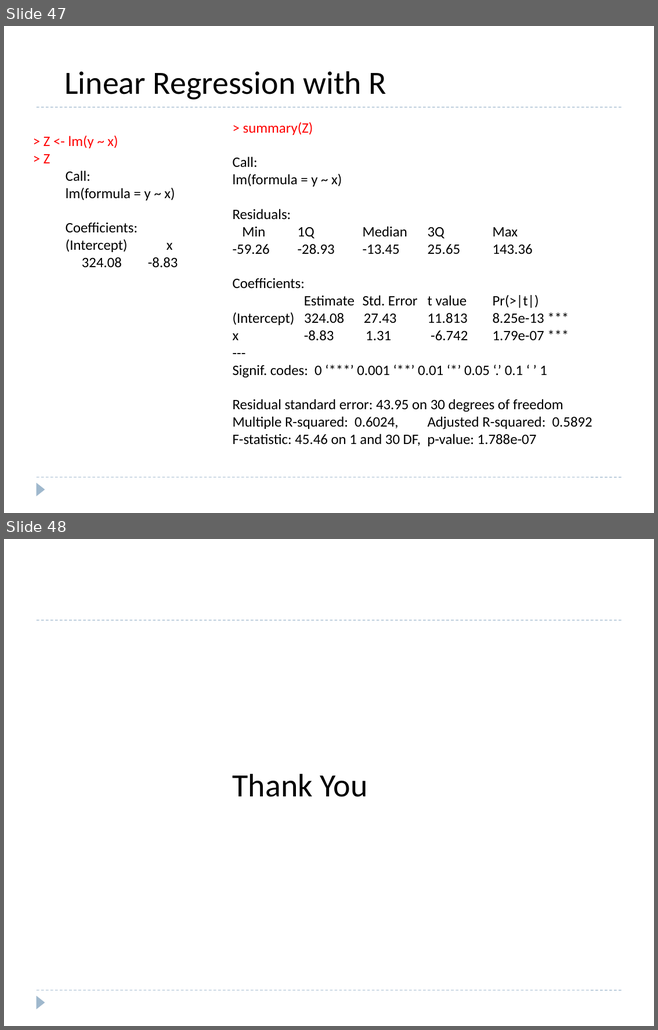
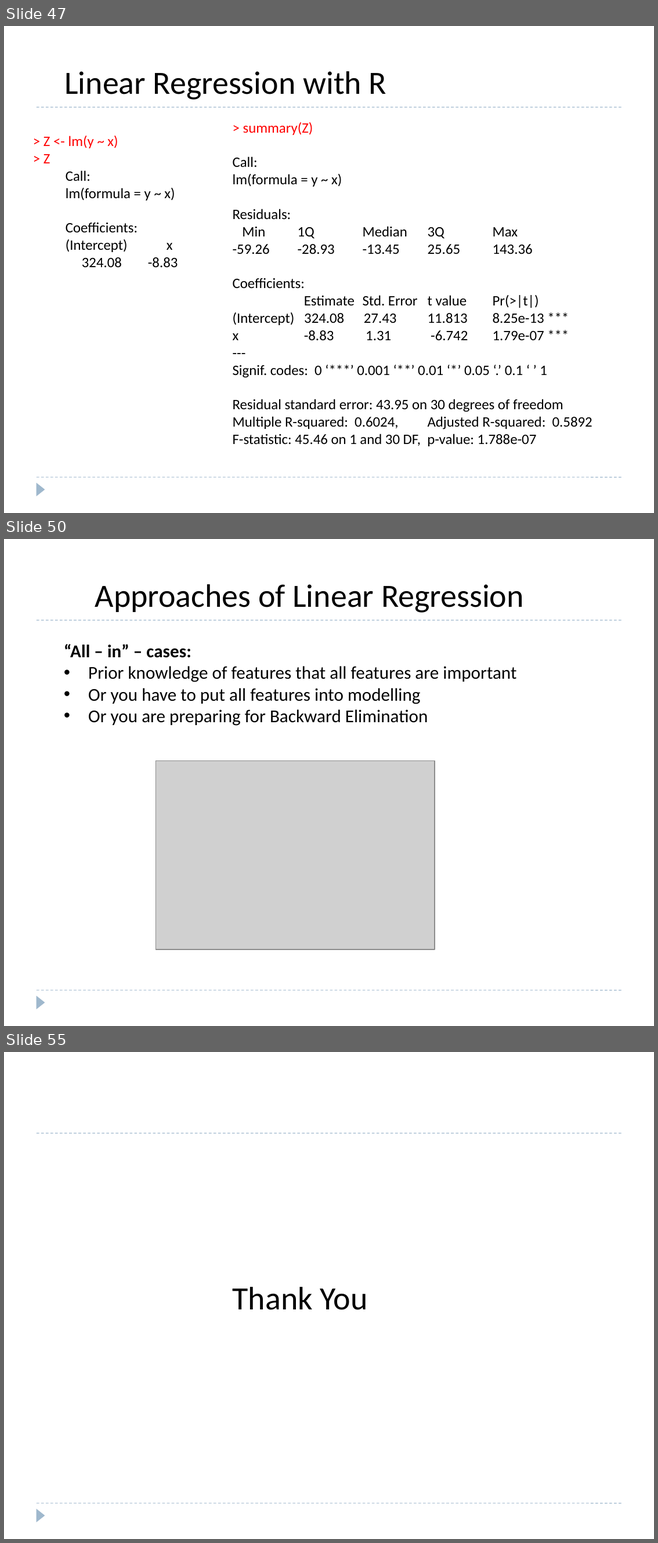
Before and after one commit to roushanprasad/DataScience_ML, a slide deck: Machine-Learning/4.2 Linear-Regression/4.2.1-Linear-Regression.pptx. Shown one above the other, each under a label of ours: slides 47 and 48 before the commit, slides 47, 50 and 55 after it; the slides between them are not shown. The pictures are 658x1030 and 658x1543 pixels, drawn with LibreOffice and Linux fonts; fonts in the diff are those of the drawing; grey boxes stand for pictures. Boxes give left, top, right and bottom in pixels: in the first picture for what was removed or moved away, otherwise in the second. Text is boxed around its words. In the diff, an @@ line names an element or a change of style, - is before the commit and + after.

```diff
--- a/Machine-Learning/4.2 Linear-Regression/4.2.1-Linear-Regression.pptx
+++ b/Machine-Learning/4.2 Linear-Regression/4.2.1-Linear-Regression.pptx
@@ slide 50 added at [4,539,654,1026], background #FFFFFF; not listed: 3 template elements that a slide beside it also shows @@
@@ text added at [95,584,524,613], 36 pt, text #000000 @@
+Approaches of Linear Regression
@@ text added at [64,644,516,726], 20 pt, text #000000 @@
+“All – in” – cases:
+• Prior knowledge of features that all features are important
+• Or you have to put all features into modelling
+• Or you are preparing for Backward Elimination
@@ picture added at [155,761,434,950] @@
@@ what was slide 48 is now slide 55 @@
```
Also in this commit, not shown: 6 other slides added, 1 other file.
